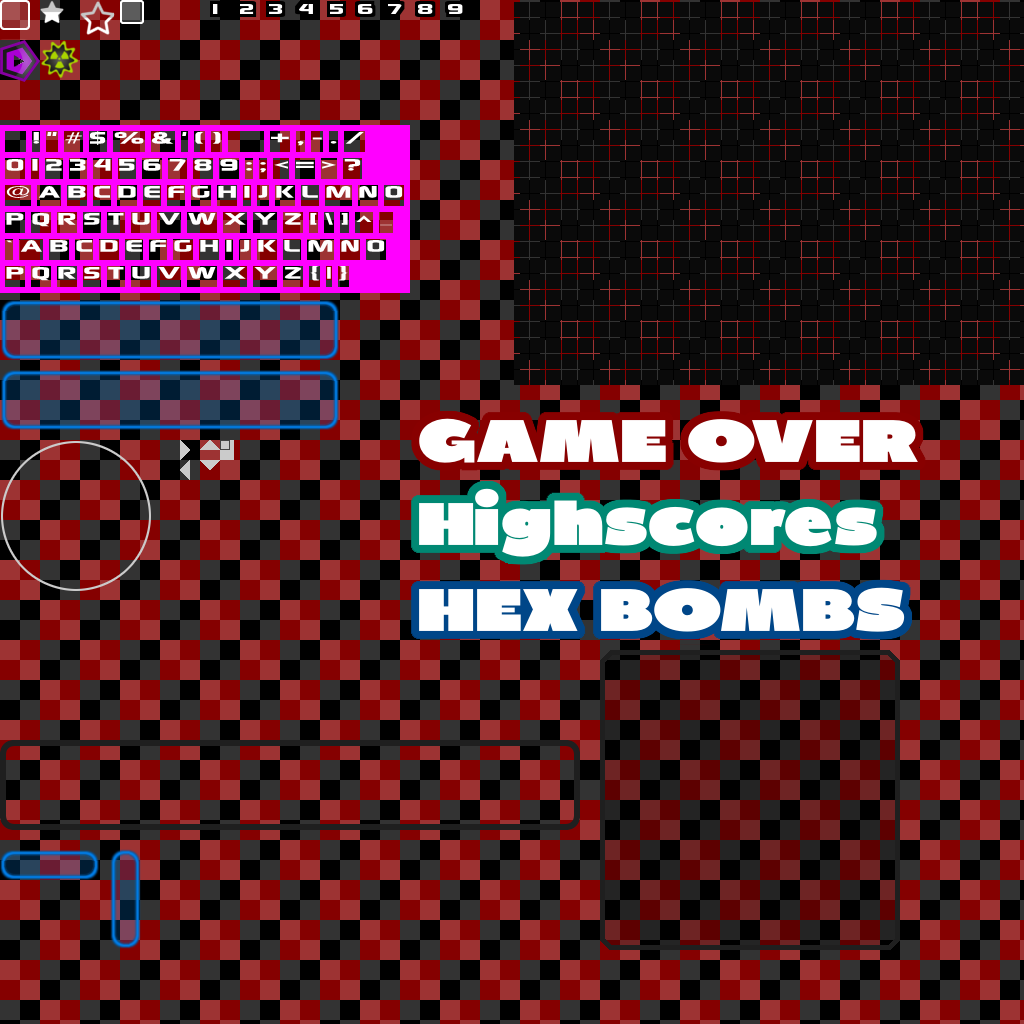
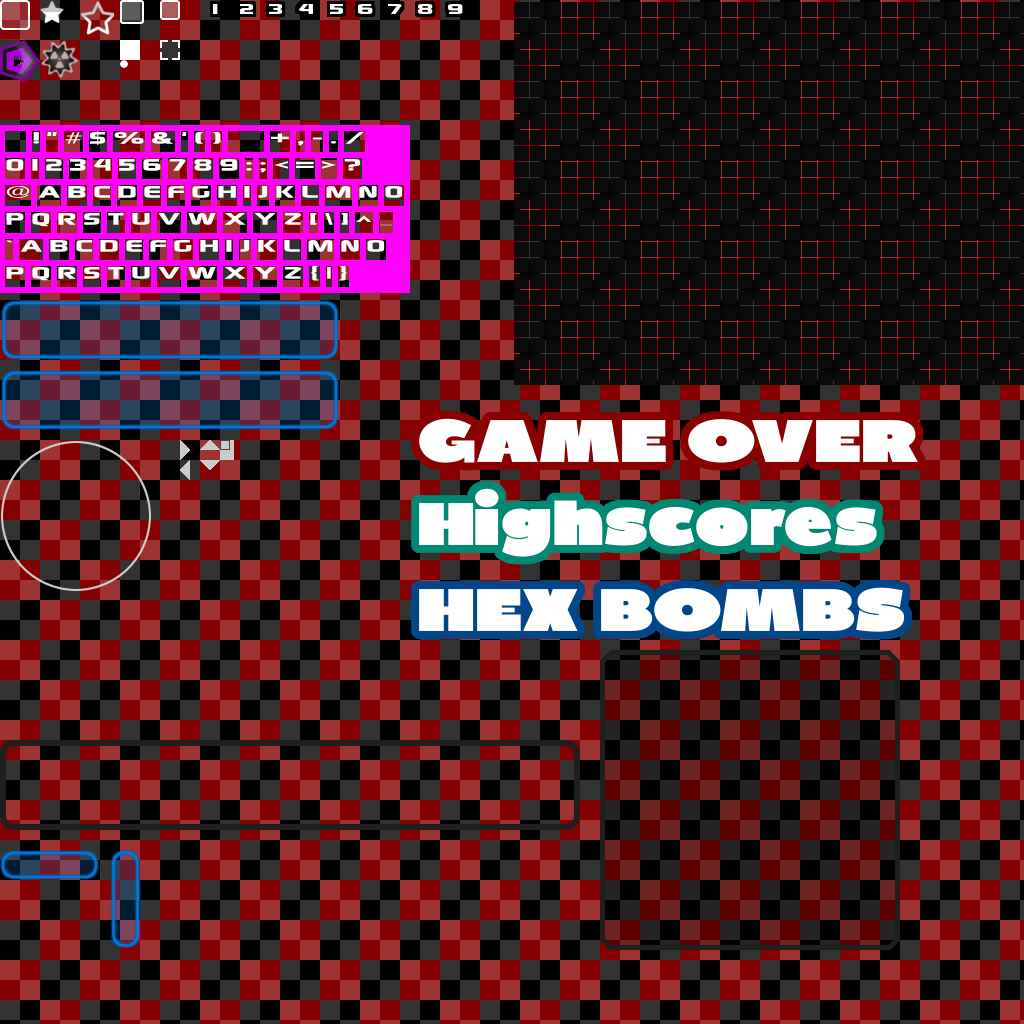
Comparing the layer stacks of the two (1024, 1024) images. Changes:
"Ebene #1": opacity 100% → 20%, moved it above "Ebene", painted on it over [161, 2, 180, 60]
removed layer "Ebene #15" over [41, 40, 140, 79]
moved "Ebene" above "Ebene #7", painted on it over [41, 0, 180, 79]
painted on "Ebene #7" over [41, 0, 180, 79]
